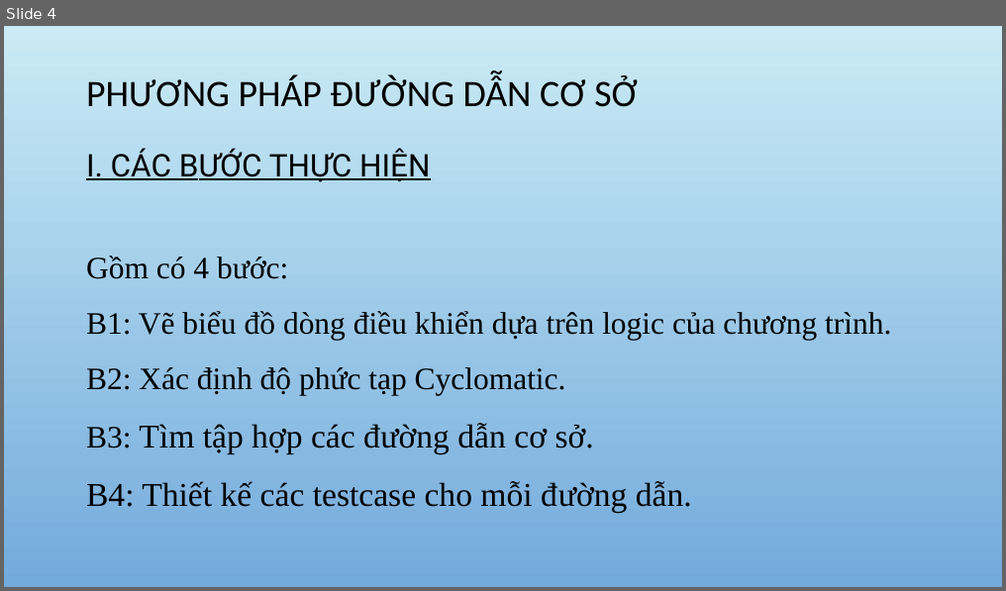
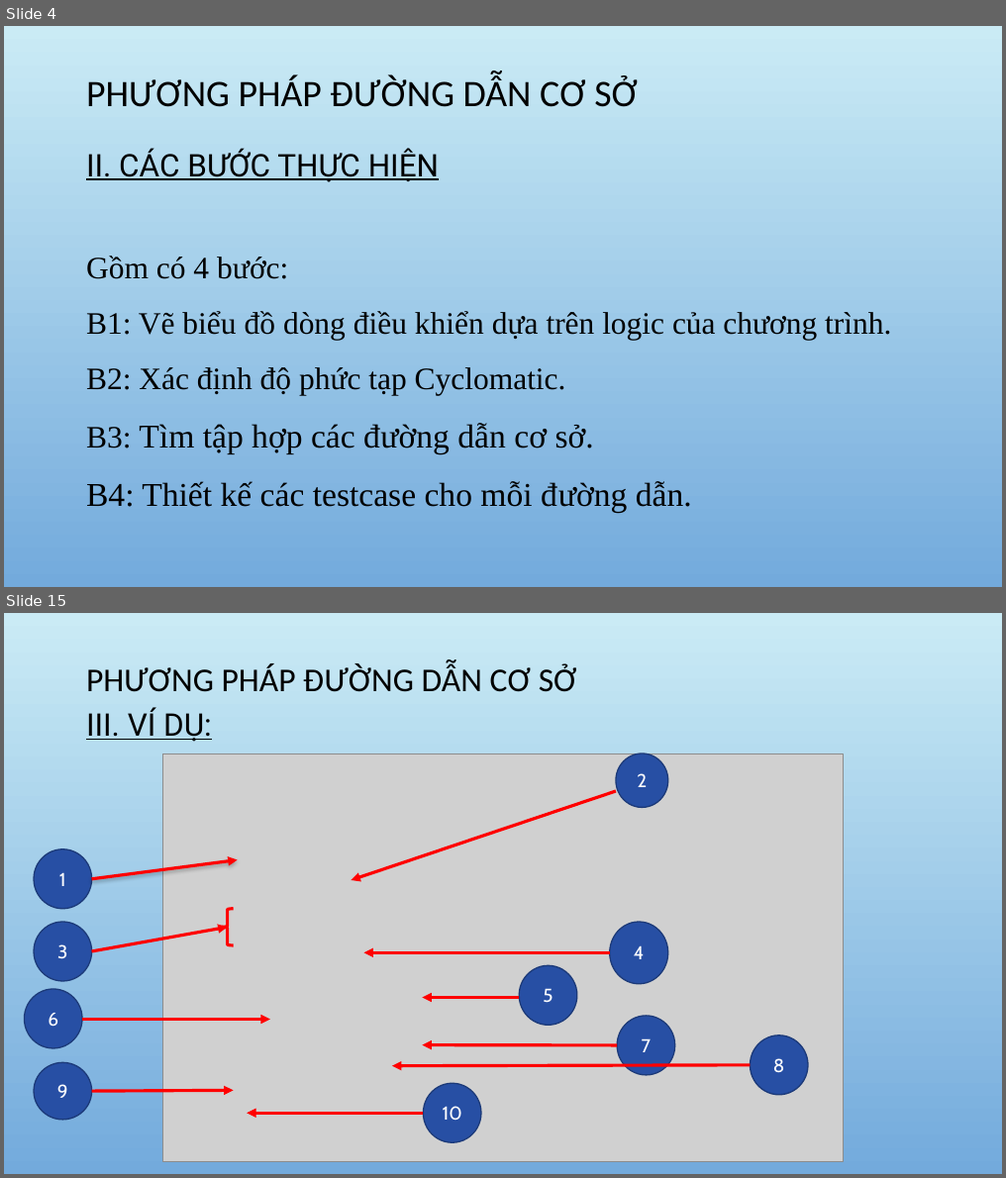
Before and after one commit to DoAnCNDD/CNDD, a slide deck: CNPM.pptx. Shown one above the other, each under a label of ours: slide 4 before the commit, slides 4 and 15 after it; the slides between them are not shown. The pictures are 1006x591 and 1006x1178 pixels, drawn with LibreOffice and Linux fonts; fonts in the diff are those of the drawing; grey boxes stand for pictures; background and template pictures are left out. Boxes give left, top, right and bottom in pixels: in the first picture for what was removed or moved away, otherwise in the second. Text is boxed around its words. In the diff, an @@ line names an element or a change of style, - is before the commit and + after.

```diff
--- a/CNPM.pptx
+++ b/CNPM.pptx
@@ slide 15 added at bbox=[4, 613, 1002, 1174], background picture (left out) @@
@@ title added at bbox=[86, 664, 577, 692], 32 pt, text #000000 @@
+PHƯƠNG PHÁP ĐƯỜNG DẪN CƠ SỞ
@@ text added at bbox=[86, 708, 212, 742], 30 pt, text #000000, underline @@
+III. VÍ DỤ:
@@ picture added at bbox=[163, 754, 844, 1161] @@
@@ ellipse added at bbox=[616, 754, 668, 808], fill #274FA4, outline #1D3A79 1.25 pt, 18 pt, text #FFFFFF @@
+2
@@ arrow added from (616, 791) to (350, 880), #FF0000 3 pt @@
@@ ellipse added at bbox=[34, 850, 92, 909], fill #274FA4, outline #1D3A79 1.25 pt, 18 pt, text #FFFFFF @@
+1
@@ arrow added from (91, 879) to (238, 861), #FF0000 3 pt @@
@@ left brace added at bbox=[221, 909, 233, 946], outline #FF0000 3 pt @@
@@ ellipse added at bbox=[34, 922, 92, 981], fill #274FA4, outline #1D3A79 1.25 pt, 18 pt, text #FFFFFF @@
+3
@@ arrow added from (91, 952) to (227, 928), #FF0000 3 pt @@
@@ ellipse added at bbox=[610, 922, 668, 984], fill #274FA4, outline #1D3A79 1.25 pt, 18 pt, text #FFFFFF @@
+4
@@ arrow added from (610, 953) to (364, 953), #FF0000 3 pt @@
@@ ellipse added at bbox=[519, 965, 577, 1025], fill #274FA4, outline #1D3A79 1.25 pt, 18 pt, text #FFFFFF @@
+5
@@ ellipse added at bbox=[24, 989, 82, 1049], fill #274FA4, outline #1D3A79 1.25 pt, 18 pt, text #FFFFFF @@
+6
@@ arrow added from (519, 998) to (423, 998), #FF0000 3 pt @@
@@ arrow added from (82, 1020) to (270, 1020), #FF0000 3 pt @@
@@ ellipse added at bbox=[617, 1016, 675, 1075], fill #274FA4, outline #1D3A79 1.25 pt, 18 pt, text #FFFFFF @@
+7
@@ arrow added from (617, 1046) to (423, 1046), #FF0000 3 pt @@
@@ ellipse added at bbox=[750, 1036, 808, 1095], fill #274FA4, outline #1D3A79 1.25 pt, 18 pt, text #FFFFFF @@
+8
@@ ellipse added at bbox=[34, 1062, 92, 1120], fill #274FA4, outline #1D3A79 1.25 pt, 18 pt, text #FFFFFF @@
+9
@@ arrow added from (750, 1065) to (392, 1065), #FF0000 3 pt @@
@@ ellipse added at bbox=[423, 1084, 481, 1143], fill #274FA4, outline #1D3A79 1.25 pt, 18 pt, text #FFFFFF @@
+10
@@ arrow added from (91, 1091) to (233, 1090), #FF0000 3 pt @@
@@ arrow added from (423, 1113) to (247, 1113), #FF0000 3 pt @@
@@ slide 4 changed as well @@
@@ text at bbox=[86, 148, 439, 182]: text changed @@
-I. CÁC BƯỚC THỰC HIỆN
+II. CÁC BƯỚC THỰC HIỆN
```
Also in this commit, not shown: 4 other slides changed, 16 other slides added.
